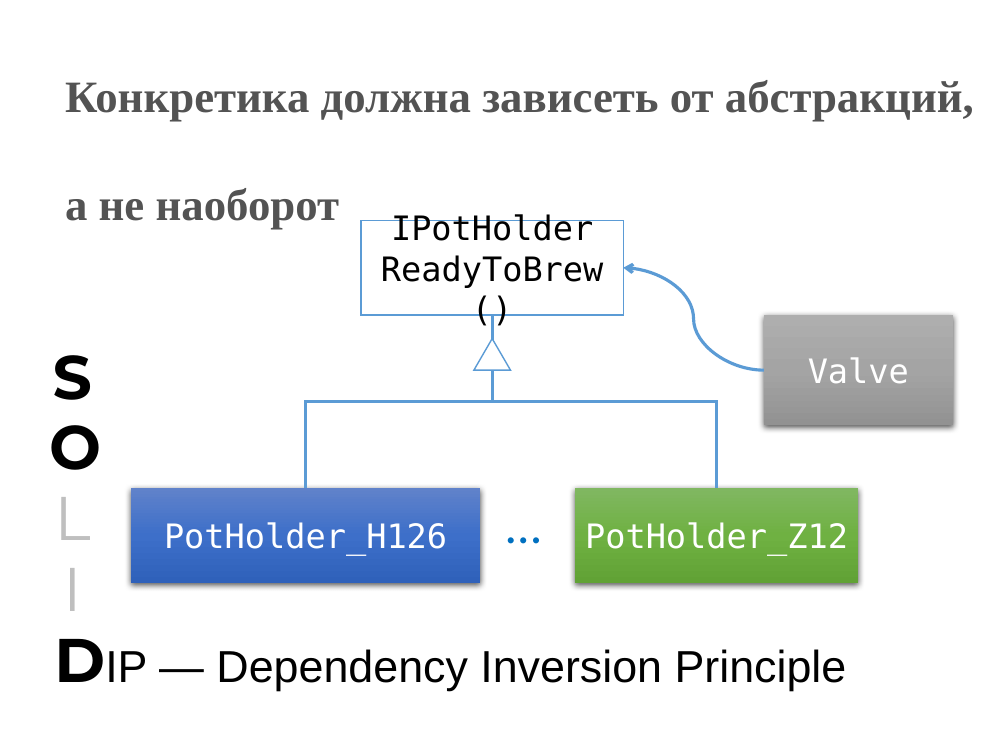
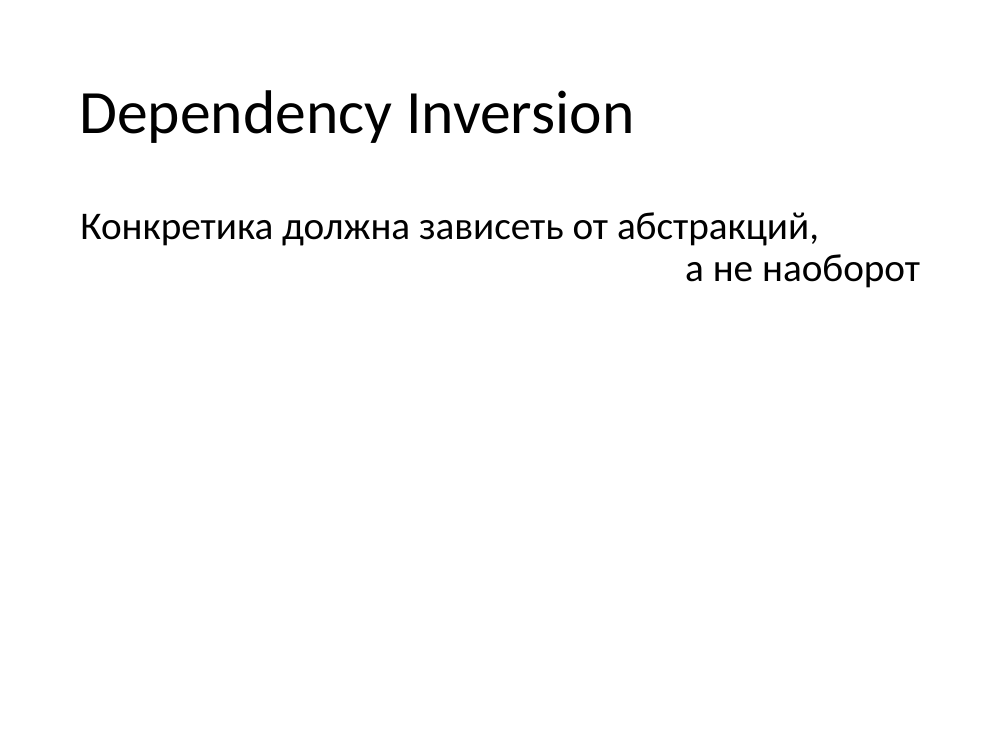
Before and after one commit to mironov-alexey/03-design, a slide deck: slide 47 of design-slides.pptx (slide 46 before the commit). Drawn at 1008x756 pixels with LibreOffice and Linux fonts; fonts in the diff are those of the drawing. Boxes give left, top, right and bottom in pixels: in the first picture for what was removed or moved away, otherwise in the second. Text is boxed around its words. In the diff, an @@ line names an element or a change of style, - is before the commit and + after.

```diff
--- a/design-slides.pptx
+++ b/design-slides.pptx
@@ title added at (79, 90, 634, 143), 44 pt, text #000000 @@
+Dependency Inversion
@@ text "Конкретика должна зависеть от абстракций, ...": place and size @@
-text "Конкретика должна зависеть от абстракций, ..." at (65, 80, 974, 229)
+text "Конкретика должна зависеть от абстракций, ..." at (80, 212, 920, 288)
@@ text "Конкретика должна зависеть от абстракций, ..." at (80, 212, 920, 288): size 32 to 28 pt, font Times New Roman to Calibri, text colour #525252 to #000000, bold off; line spacing 1 to 0.9; more space between paragraphs @@
@@ rectangle removed at (361, 221, 623, 316) @@
-IPotHolder
-ReadyToBrew()
@@ curved arrow removed from (764, 370) to (623, 268) @@
@@ elbow line removed from (305, 488) to (492, 314) @@
@@ elbow line removed from (717, 488) to (492, 314) @@
@@ rectangle removed at (764, 314, 954, 424) @@
-Valve
@@ text removed at (53, 355, 92, 400) @@
-S
@@ triangle removed at (474, 339, 510, 370) @@
@@ text removed at (49, 425, 101, 470) @@
-O
@@ text removed at (54, 497, 90, 540) @@
-L
@@ rectangle removed at (131, 488, 481, 583) @@
-PotHolder_H126
@@ text removed at (496, 488, 551, 559) @@
-…
@@ rectangle removed at (575, 488, 858, 583) @@
-PotHolder_Z12
@@ text removed at (63, 568, 82, 611) @@
-I
@@ text removed at (216, 649, 847, 691) @@
-DIP — Dependency Inversion Principle
```
Also in this commit, not shown: 1 other slide changed, 5 slides added, 7 slides removed, 2 other files.
